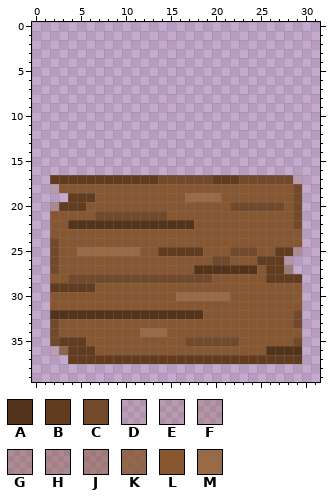
One commit to this pixel-art sprite: NavesL4/res/plank.png. The picture above is the old version.
The file is 32x40 pixels. Pixels under 10% opacity are left out. Colours within 5 levels of each other are drawn and written as one.
Palette (. is transparent): A #53331a  B #623c1f  C #72492a  D #87573225  E #8757322e  F #87573240  G #87573260  H #87573267  J #87573280  K #875732cd  L #875732  M #986a46
Pixels before, first column x 2:
17 BBBBBBBBBBBBCCCCCCBBBCCCCCCE
18 ELLLLLLLLLLLLLLLLLLLLLLLLLLC
19 ..BBBLLLLLLLLLLMMMMLLLLLLLLC
20 HBBBLLLLLLLLLLLLLLLLCCCCCCLC
21 LLLLLCCCCCCCCLLLLLLLLLLLLLLC
22 LLAAAAAAAAAAAAAALLLLLLLLLLLC
23 LLLLLLLLLLLLLLLLLLLLLLLLLLLL
24 CLLLLLLLLLLLLLLLLLLLLLLLLLLL
25 CLLMMMMMMMLLBBBBBLLLCCCLLBBG
26 CLLLLLLLLLLLLLLLLLCCLLLBBBF.
27 CLLLLLLLLLLLLLLLAAAAAAALBBJ.
28 LLCCCCCCCCCCCCCCCCLLLLLLBBBB
29 BBBBBLLLLLLLLLLLLLLLLLLLLLLL
30 LLLLLLLLLLLLLLMMMMMMLLLLLLLL
31 LLLLLLLLLLLLLLLLLLLLLLLLLLLL
32 AAAAAAAAAAAAAAAAALLLLLLLLLLC
33 CLLLLLLLLLLLLLLLLLLLLLLLLLLC
34 CLLLLLLLLLMMMLLLLLLLLLLLLLLL
35 CBBBLLLLLLLLLLLCCCCCCLLLLLLC
36 DKBBBLLLLLLLLLLLLLLLLLLLAAAA
37 ..BBBBBBBBBBBBBBBBBBBBBBBBBB
And afterwards:
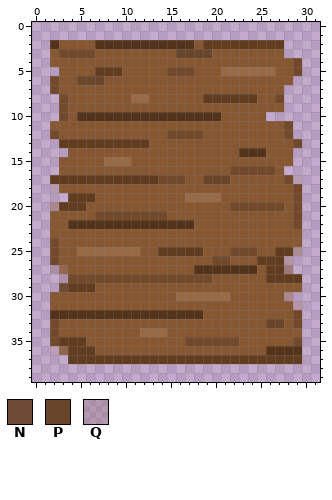
Colours new in this view: N #623c1fdc  P #694529  Q #72492a2c
Author's note on the commit: Nuevo plank que ocupa toda la casilla
What changed:
Changed rows in their new state; - is an unchanged pixel.
first column x 2:
 2 ALLLLAAAAAAAAAAALBBBBBBBBB--
 3 LCCCCLLLLLLLLLPPPPLLLLLLLL--
 4 LLLLLLLLLLLLLLLLLLLLLLLLLLLC
 5 -LLLLBBBLLLLLCCCLLLMMMMMMLLC
 6 CLLPPPLLLLLLLLLLLLLLLLLLLLL-
 7 CLLLLLLLLLLLLLLLLLLLLLLLLL--
 8 -CLLLLLLLMMLLLLLLBBBBBBLLC--
 9 -CLLLLLLLLLLLLLLLLLLLLLLLL--
10 -CLAAAAAAAAAAAAAAAALLLLL----
11 LLLLLLLLLLLLLLLLLLLLLLLLLLC-
12 CLLLLLLLLLLLLCCCCLLLLLLLLLC-
13 -BBBBBBBBBBLLLLLLLLLLLLLLLLC
14 --LLLLLLLLLLLLLLLLLLLAAALLL-
15 -LLLLLMMMLLLLLLLLLLLLLLLLLL-
16 -LLLLLLLLLLLLLLLLLLLCCCCCL--
17 ---------------LLPPPLLLLLL--
first column x 2:
27 QK--------------------------
28 .E--------------------------
29 .N--------------------------
30 --------------------------H.
31 ---------------------------F
33 ------------------------PP--
Pixel boxes of the changes (left, top, right, bottom) in both pictures:
changed: (50, 40, 302, 184)
changed: (50, 265, 68, 292)
changed: (266, 292, 302, 328)
